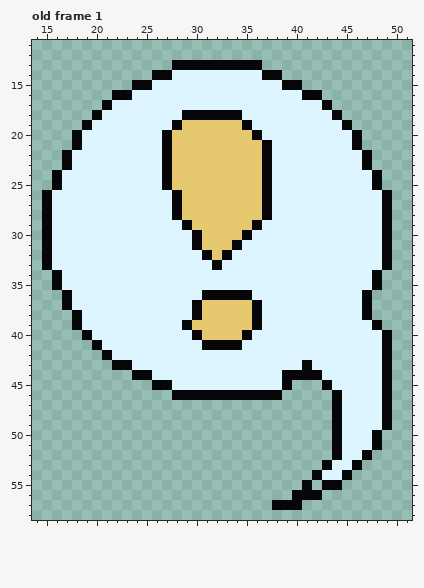
Pixel-art file -- assets/sprites/legval/bnote.ase. This is how it looked before the edit.
64x64 pixels, 1 frame. Colours within 5 levels of each other are drawn and written as one. Shown: old frame 1: x 14..51, y 11..58. The commit also changed other frames, which this record leaves out.
New version:
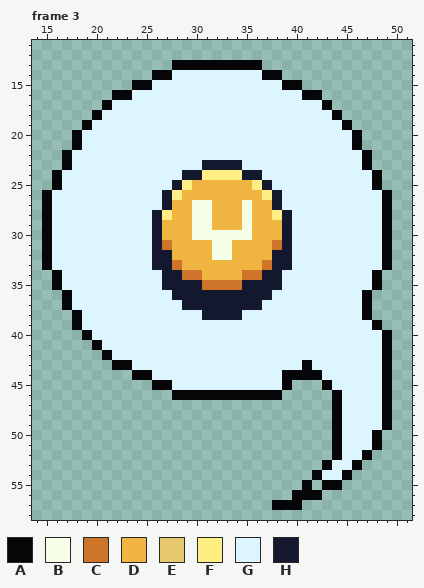
Palette (. is transparent): A #060608  B #f5ffe8  C #cf752b  D #f0b541  E #e6c86e  F #ffee83  G #dcf5ff  H #14182e
A new or re-ordered frame is compared with the old frame closest to it.
Changes in this commit:
frames 1 -> 3
layer "Layer 1" added
Frame 3 is new; against old frame 1, layers "Layer 1", "Layer":
Colour A gives way to colour B in row 30 at x 30 and 35; in row 32 at x 33.
Colour E gives way to colour B in rows 27 to 29 at x 30 to 31 and 35; in row 30 at x 31 to 34; in row 31 at x 32 to 33; in row 32 at x 32.
Colour G gives way to colour C in row 31 at x 27 and 38; in row 33 at x 28 and 37; in row 34 at x 29 to 30 and 35 to 36; in row 35 at x 31 to 34.
Colour A gives way to colour D in rows 27 to 28 at x 28 and 37; in row 29 at x 29 and 36; in row 31 at x 30 and 34; in row 32 at x 31; in row 33 at x 32.
Colour E gives way to colour D in row 25 at x 30 to 35; in row 26 at x 29 to 36; in rows 27 to 28 at x 29, 32 to 34 and 36; in row 29 at x 32 to 34; in row 31 at x 31.
Colour G gives way to colour D in row 29 at x 27 to 28 and 37 to 38; in row 30 at x 27 to 29 and 36 to 38; in row 31 at x 28 to 29 and 35 to 37; in row 32 at x 28 to 30 and 34 to 37; in row 33 at x 29 to 31 and 33 to 36; in row 34 at x 31 to 34.
Colour A gives way to colour F in row 26 at x 28 and 37.
Colour E gives way to colour F in row 24 at x 31 to 34; in row 25 at x 29 and 36.
Colour G gives way to colour F in row 28 at x 27 and 38.
Colour A gives way to colour G in row 18 at x 29 to 34; in row 19 at x 28 and 35; in row 20 at x 27 and 36; in rows 21 to 24 at x 27 and 37; in row 25 at x 27; in row 38 at x 30 and 36.
Colour A gives way to colour G in row 39 at x 29 and 36; in row 40 at x 30 and 35; in row 41 at x 31 to 34.
Colour E gives way to colour G in row 19 at x 29 to 34; in row 20 at x 28 to 35; in rows 21 to 22 at x 28 to 36; in row 23 at x 28 to 30 and 35 to 36; in row 24 at x 28; in row 38 at x 35.
Colour E gives way to colour G in row 39 at x 30 to 35; in row 40 at x 31 to 34.
Colour A gives way to colour H in row 25 at x 37; in row 36 at x 31 to 35; in row 37 at x 30 and 36.
Colour E gives way to colour H in row 23 at x 31 to 34; in row 24 at x 29 to 30 and 35 to 36; in row 25 at x 28; in row 37 at x 31 to 35; in row 38 at x 31 to 34.
Colour G gives way to colour H in rows 26 to 27 at x 27 and 38; in rows 28 to 31 at x 26 and 39; in rows 32 to 33 at x 26 to 27 and 38 to 39; in row 34 at x 27 to 28 and 37 to 38; in row 35 at x 27 to 30 and 35 to 38; in row 36 at x 28 to 30 and 36 to 37.
Colour G gives way to colour H in row 37 at x 29.
Boxes around the changes in both pictures, in picture pixels (x1, y1, x2, y2):
changed: (152, 110, 292, 350)
